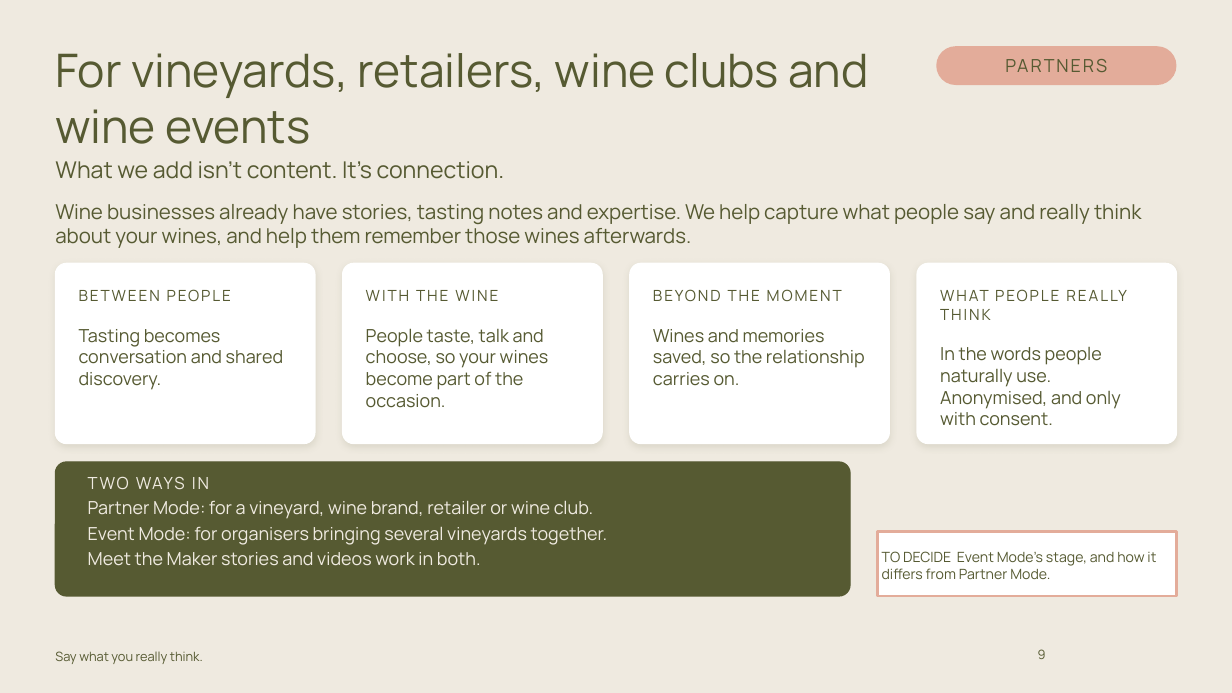
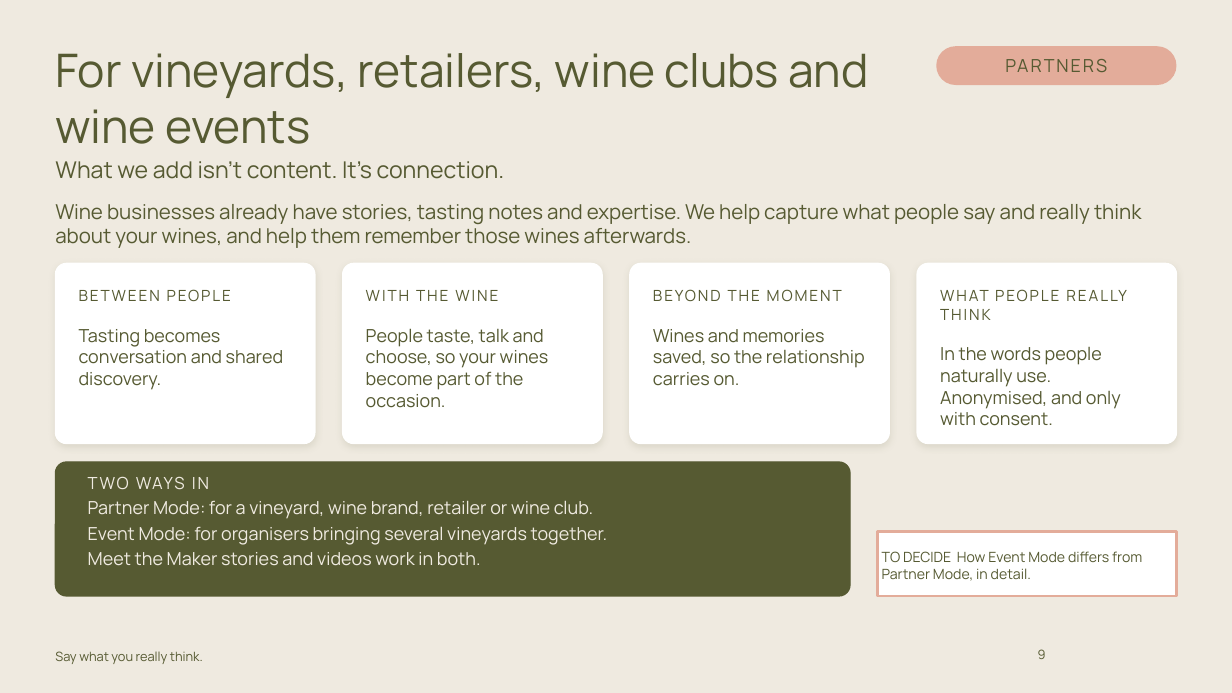
Before and after one commit to carrie147/entre-amis-brand-agent, a slide deck: slide 9 of decks/Entre Amis - core brand story - DRAFT.pptx. Drawn at 1232x693 pixels with LibreOffice and Linux fonts; fonts in the diff are those of the drawing; background and template pictures are left out. Boxes give left, top, right and bottom in pixels: in the first picture for what was removed or moved away, otherwise in the second. Text is boxed around its words. In the diff, an @@ line names an element or a change of style, - is before the commit and + after.

```diff
--- a/decks/Entre Amis - core brand story - DRAFT.pptx
+++ b/decks/Entre Amis - core brand story - DRAFT.pptx
@@ text in rectangle at [882,551,1142,581]: text changed @@
-TO DECIDE Event Mode's stage, and how it differs from Partner Mode.
+TO DECIDE How Event Mode differs from Partner Mode, in detail.
```
Also in this commit, not shown: 3 other slides changed, 4 other files.
